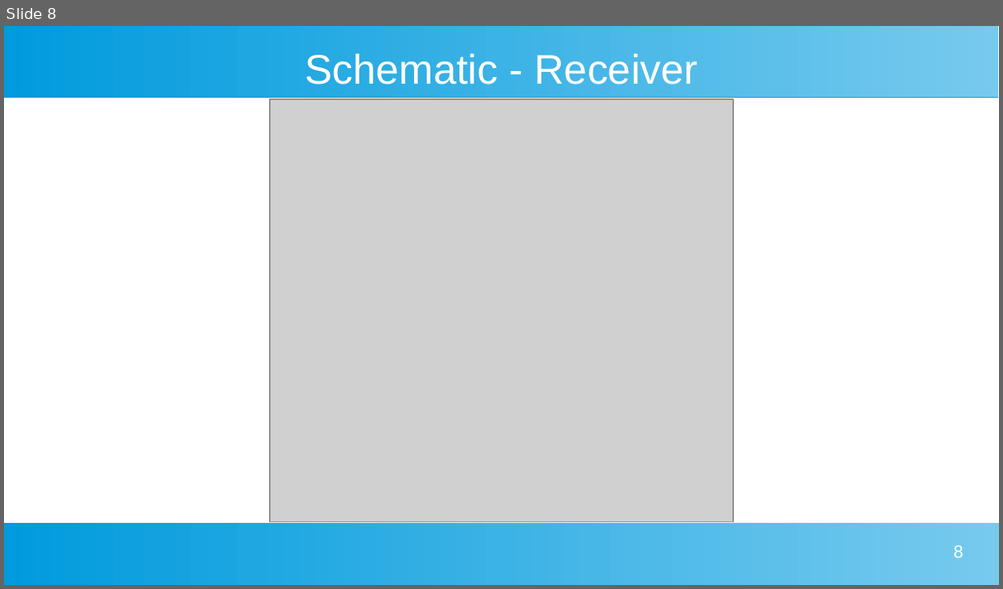
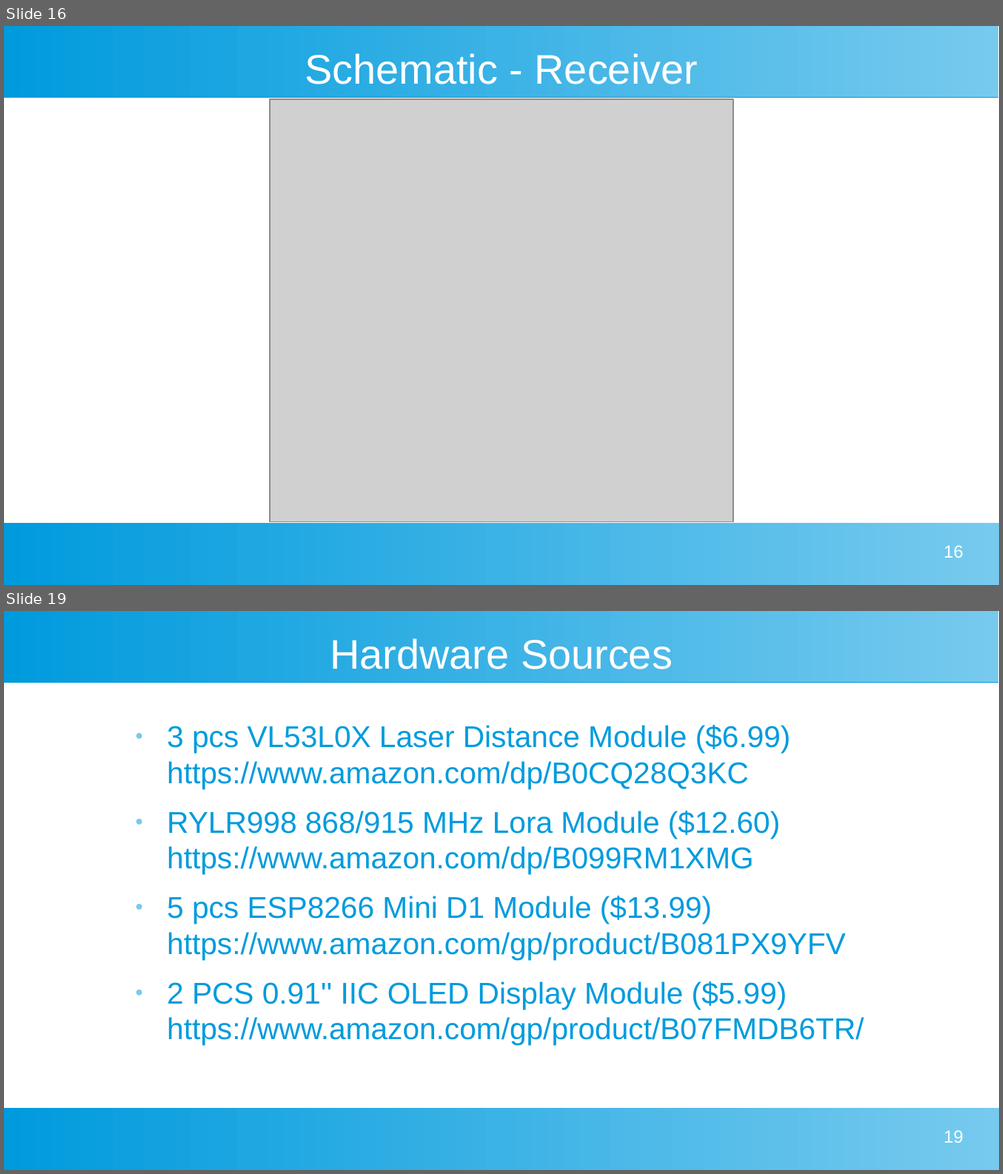
Before and after one commit to buteomont/Delivery-Box-Reporter-LoRa, a slide deck: resources/Presentation/Delivery Box Presentation.odp. Shown one above the other, each under a label of ours: slide 8 before the commit, slides 16 and 19 after it; the slides between them are not shown. The pictures are 1003x589 and 1003x1174 pixels, drawn with LibreOffice and Linux fonts; fonts in the diff are those of the drawing; grey boxes stand for pictures. Boxes give left, top, right and bottom in pixels: in the first picture for what was removed or moved away, otherwise in the second. Text is boxed around its words. In the diff, an @@ line names an element or a change of style, - is before the commit and + after.

```diff
--- a/resources/Presentation/Delivery Box Presentation.odp
+++ b/resources/Presentation/Delivery Box Presentation.odp
@@ slide 19 added at (4,611,999,1170), background #FFFFFF; not listed: 2 template elements that a slide beside it also shows @@
@@ title added at (330,638,672,669), 33 pt, text #FFFFFF @@
+Hardware Sources
@@ text added at (167,725,864,1045), 24 pt, text #009BDD @@
+● 3 pcs VL53L0X Laser Distance Module ($6.99)
+  https://www.amazon.com/dp/B0CQ28Q3KC
+● RYLR998 868/915 MHz Lora Module ($12.60)
+  https://www.amazon.com/dp/B099RM1XMG
+● 5 pcs ESP8266 Mini D1 Module ($13.99)
+  https://www.amazon.com/gp/product/B081PX9YFV
+● 2 PCS 0.91'' IIC OLED Display Module ($5.99)
+  https://www.amazon.com/gp/product/B07FMDB6TR/
@@ page number added at (943,1130,962,1143), 14 pt, text #FFFFFF @@
+19
@@ what was slide 8 is now slide 16 @@
@@ page number at (943,545,962,558): text changed @@
-8
+16
```
Also in this commit, not shown: 10 other slides added, 11 other files.
